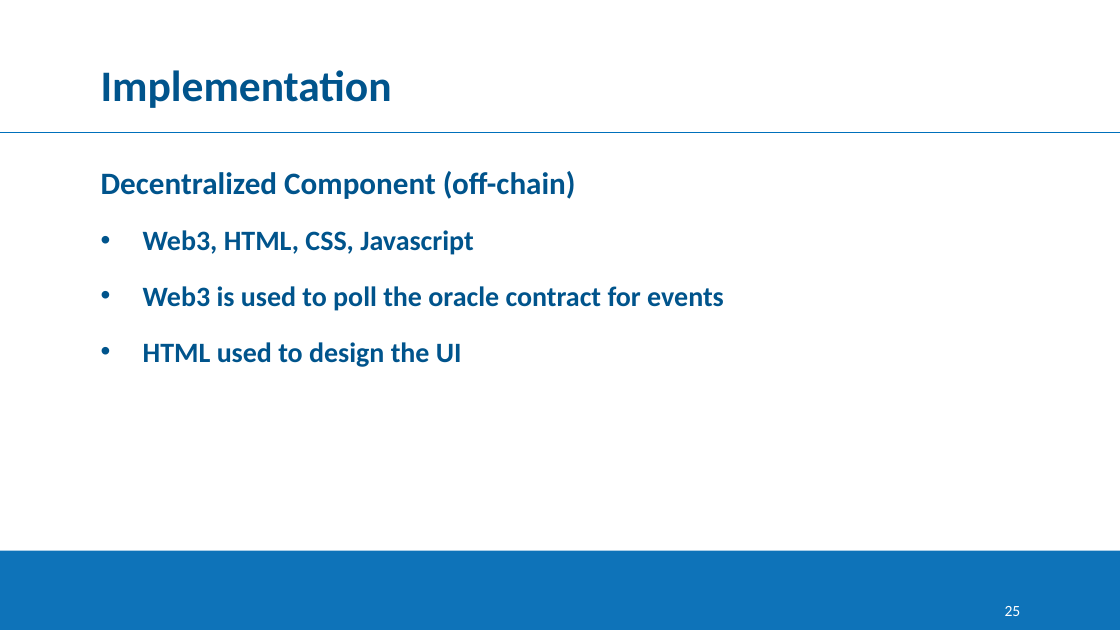
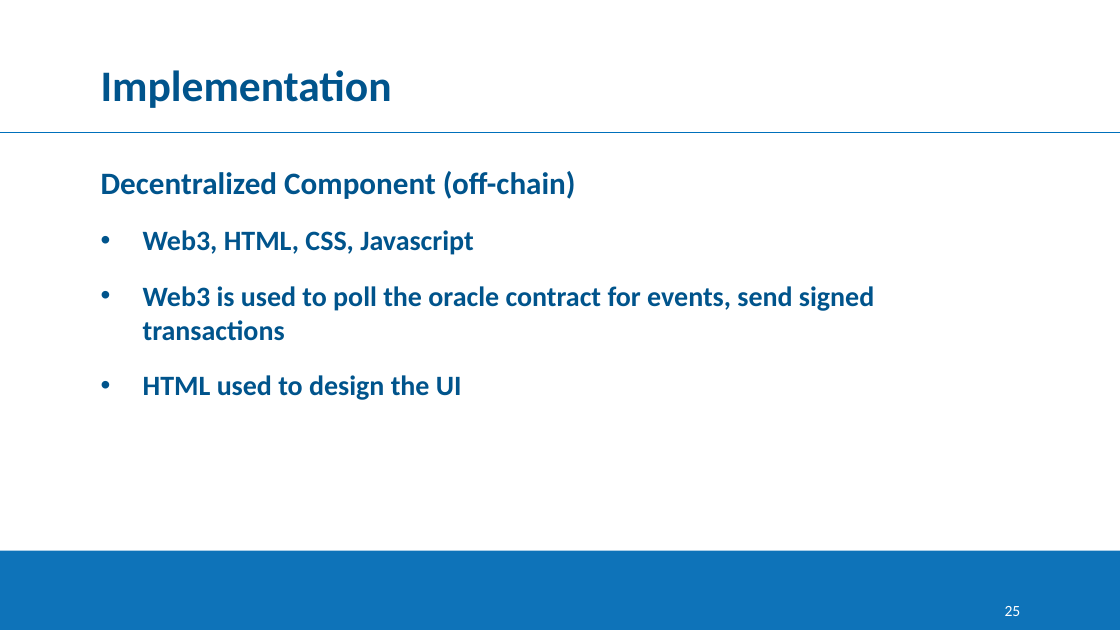
Before and after one commit to georgejohnchavady/Dissertation, a slide deck: slide 25 of Final/Dissertation PPT.pptx. Drawn at 1120x630 pixels with LibreOffice and Linux fonts; fonts in the diff are those of the drawing; background and template pictures are left out. Boxes give left, top, right and bottom in pixels: in the first picture for what was removed or moved away, otherwise in the second. Text is boxed around its words. In the diff, an @@ line names an element or a change of style, - is before the commit and + after.

```diff
--- a/Final/Dissertation PPT.pptx
+++ b/Final/Dissertation PPT.pptx
@@ text at [143, 286, 874, 341]: text changed @@
-• Web3 is used to poll the oracle contract for events
+• Web3 is used to poll the oracle contract for events, send signed transactions
```
Also in this commit, not shown: 3 other slides changed, 1 other file.
